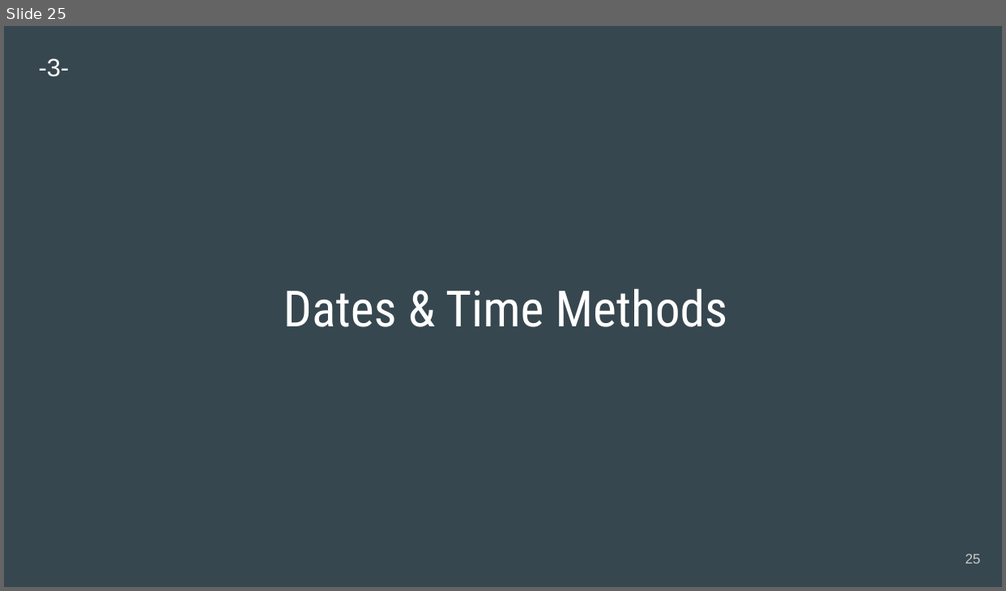
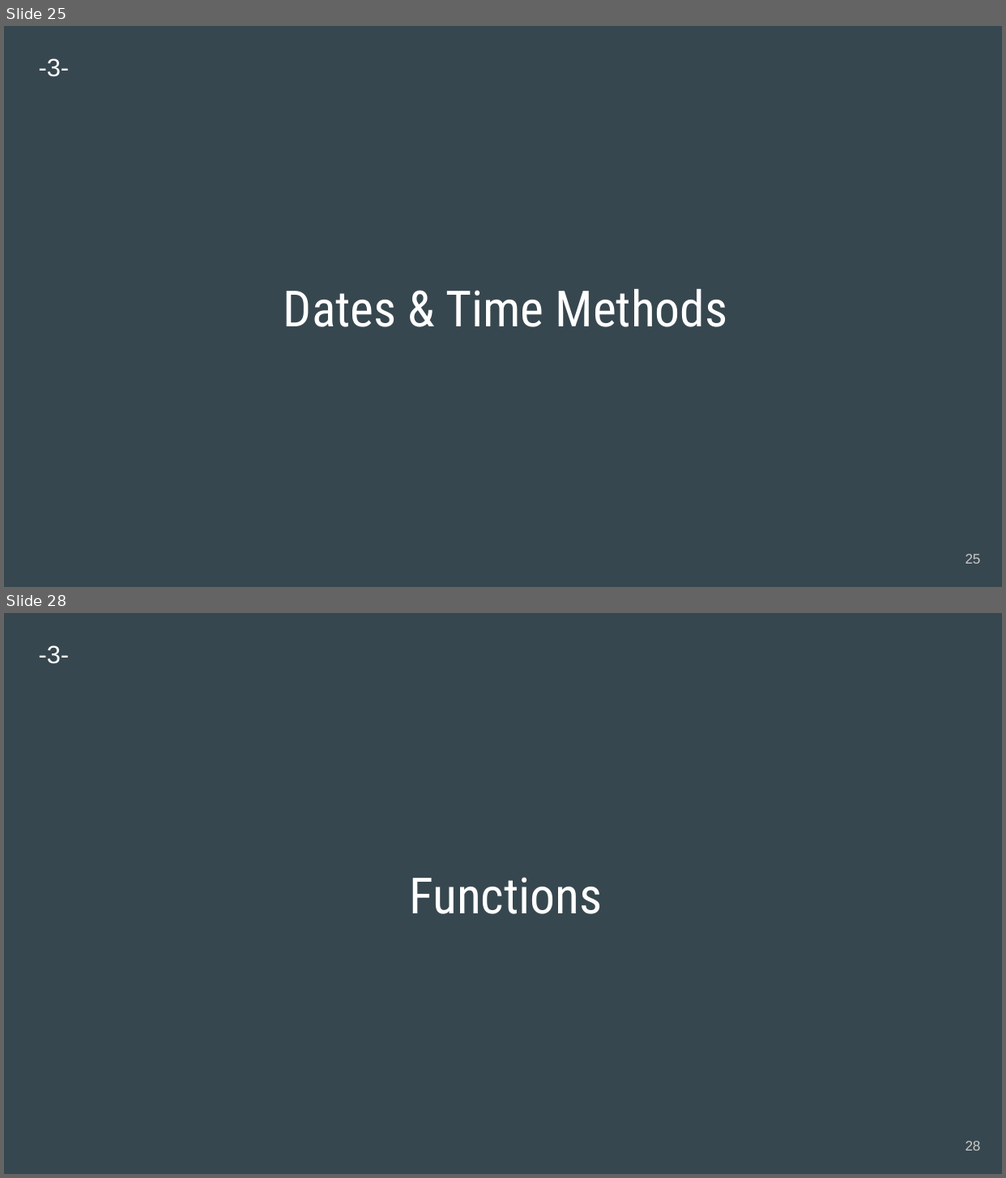
Before and after one commit to engwsalama/webdev_js, a slide deck: 2020-WebDev_js.pptx. Shown one above the other, each under a label of ours: slide 25 before the commit, slides 25 and 28 after it; the slides between them are not shown. The pictures are 1006x591 and 1006x1178 pixels, drawn with LibreOffice and Linux fonts; fonts in the diff are those of the drawing. Boxes give left, top, right and bottom in pixels: in the first picture for what was removed or moved away, otherwise in the second. Text is boxed around its words. In the diff, an @@ line names an element or a change of style, - is before the commit and + after.

```diff
--- a/2020-WebDev_js.pptx
+++ b/2020-WebDev_js.pptx
@@ slide 28 added at (4, 613, 1002, 1174), background #37474F @@
@@ text added at (39, 645, 70, 664), 18 pt, text #FFFFFF @@
+-3-
@@ title added at (409, 877, 602, 914), 36 pt, text #FFFFFF @@
+Functions
@@ page number added at (965, 1141, 981, 1151), 10 pt, text #CACACA @@
+28
```
Also in this commit, not shown: 5 other slides added, 13 other files.
